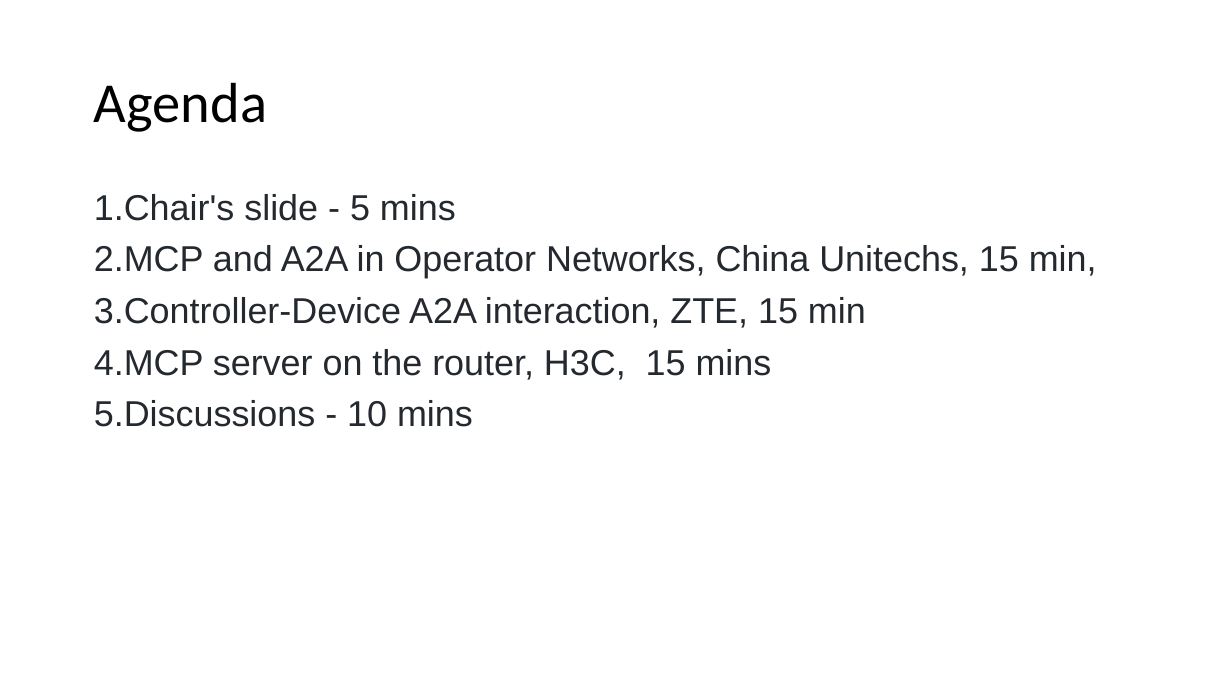
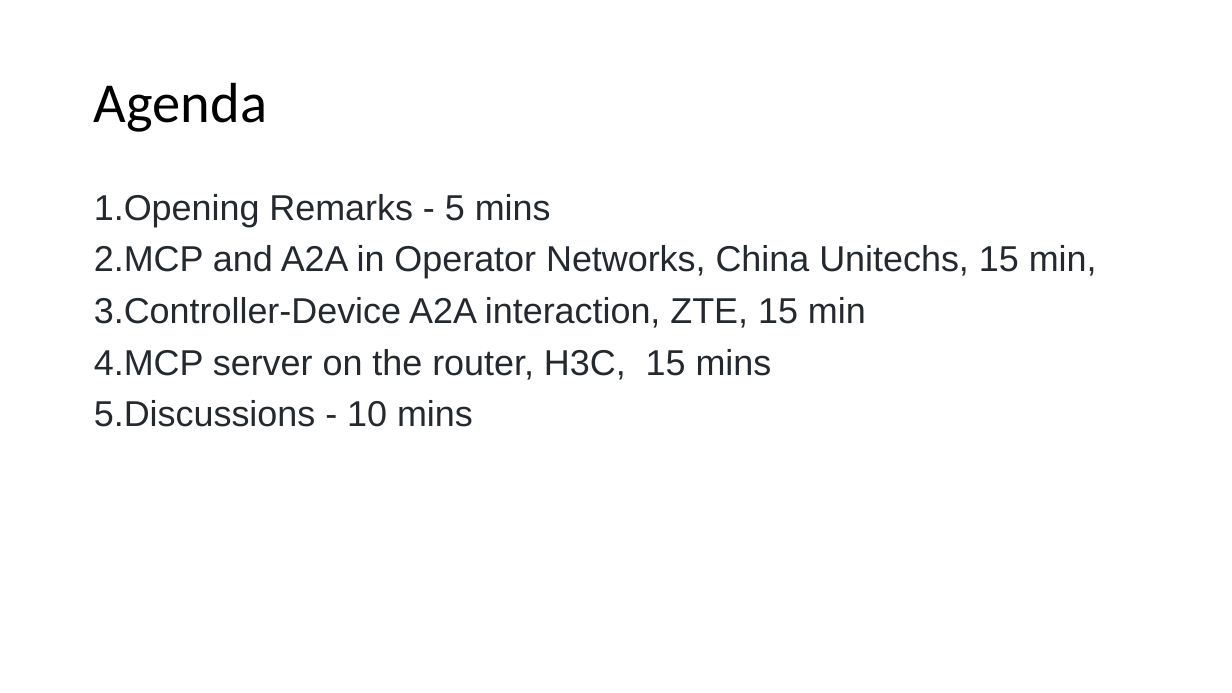
Before and after one commit to fyang-cmcc/MCP-A2A-for-AIOps, a slide deck: slide 5 of MCP-A2A Side Meeting.pptx. Drawn at 1232x693 pixels with LibreOffice and Linux fonts; fonts in the diff are those of the drawing. Boxes give left, top, right and bottom in pixels: in the first picture for what was removed or moved away, otherwise in the second. Text is boxed around its words. In the diff, an @@ line names an element or a change of style, - is before the commit and + after.

```diff
--- a/MCP-A2A Side Meeting.pptx
+++ b/MCP-A2A Side Meeting.pptx
@@ text at box(94, 194, 551, 227): text changed @@
-1. Chair's slide - 5 mins
+1. Opening Remarks - 5 mins
```
